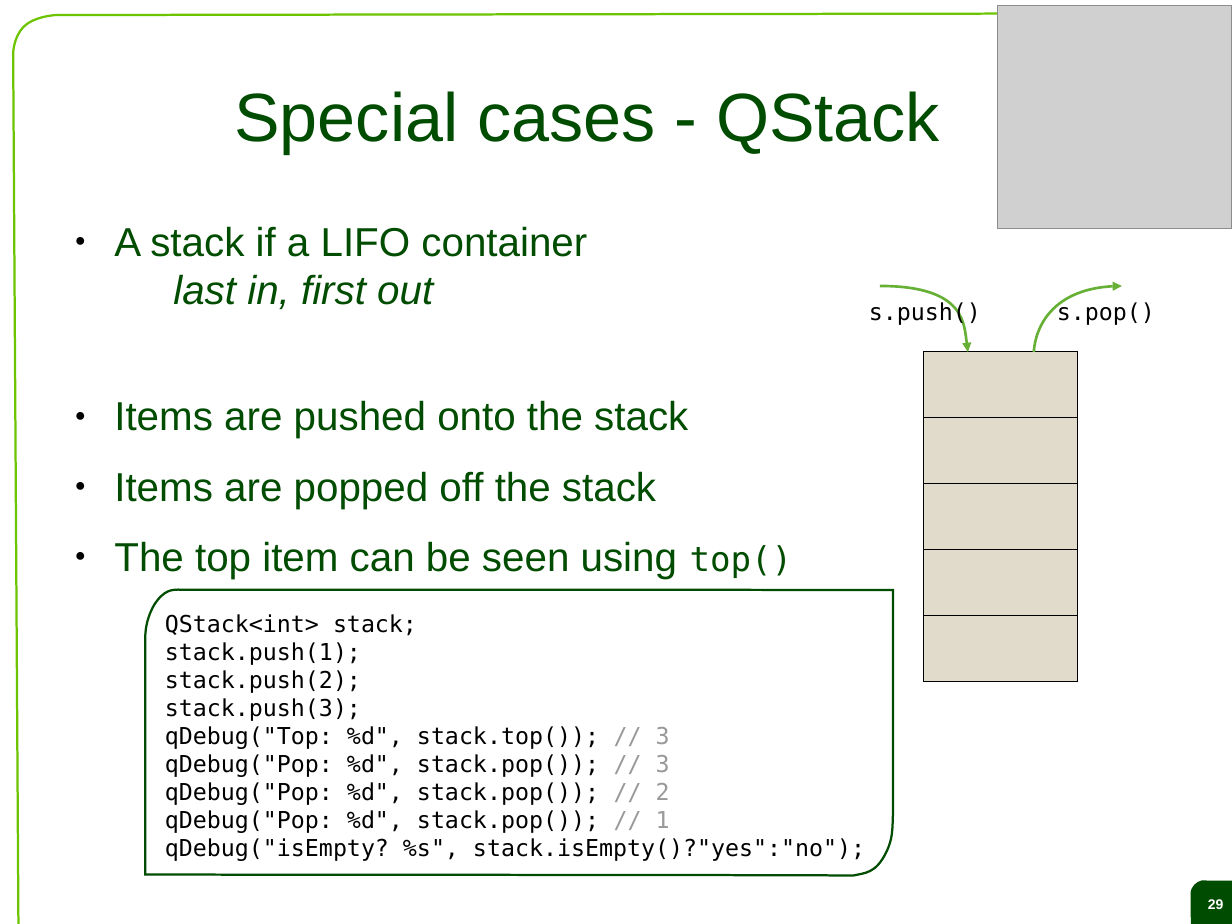
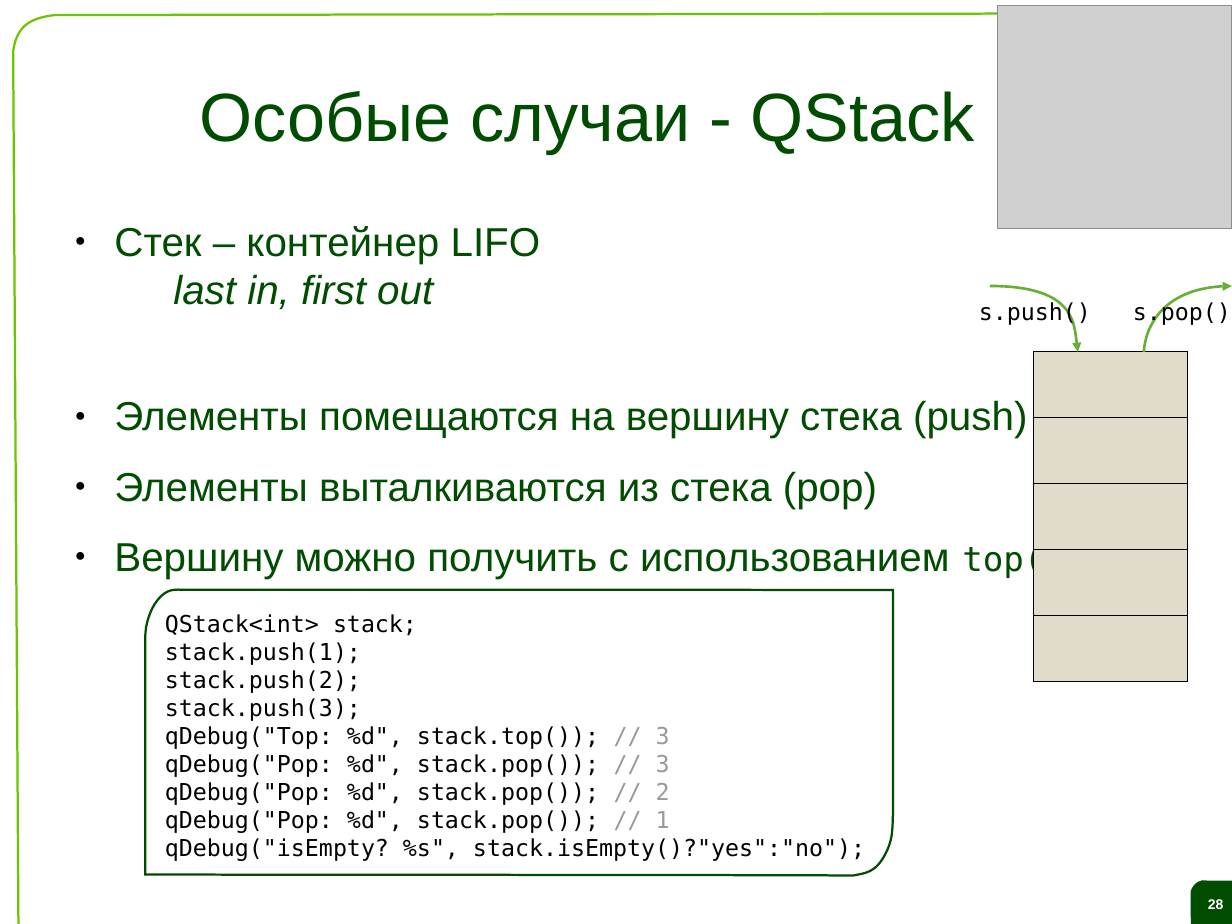
Before and after one commit to saa/qecm, a slide deck: slide 28 of Lectures and Exercises/L04 - Datatypes collections and files/L4 Slides.odp (slide 29 before the commit). Drawn at 1232x924 pixels with LibreOffice and Linux fonts; fonts in the diff are those of the drawing; grey boxes stand for pictures; background and template pictures are left out. Boxes give left, top, right and bottom in pixels: in the first picture for what was removed or moved away, otherwise in the second. Text is boxed around its words. In the diff, an @@ line names an element or a change of style, - is before the commit and + after.

```diff
--- a/Lectures and Exercises/L04 - Datatypes collections and files/L4 Slides.odp
+++ b/Lectures and Exercises/L04 - Datatypes collections and files/L4 Slides.odp
@@ title at (x1=200, y1=91, x2=975, y2=153): text changed @@
-Special cases - QStack
+Особые случаи - QStack
@@ text at (x1=114, y1=226, x2=1065, y2=579): text changed @@
-● A stack if a LIFO container
-  last in, first out
-● Items are pushed onto the stack
-● Items are popped off the stack
-● The top item can be seen using top()
+● Стек – контейнер LIFO
+  last in, first out
+● Элементы помещаются на вершину стека (push)
+● Элементы выталкиваются из стека (pop)
+● Вершину можно получить с использованием top()
@@ freeform shape moved from (x1=1034, y1=286, x2=1122, y2=352) to (x1=991, y1=286, x2=1079, y2=352) @@
@@ text "s.pop()" moved from (x1=1057, y1=301, x2=1155, y2=325) to (x1=1133, y1=301, x2=1231, y2=326) @@
@@ freeform shape moved from (x1=880, y1=286, x2=968, y2=352) to (x1=1145, y1=286, x2=1232, y2=352) @@
@@ 5 rectangles, 1 text moved together from (x1=869, y1=301, x2=1079, y2=682) to (x1=979, y1=301, x2=1188, y2=682) @@
```
Also in this commit, not shown: 23 other slides changed, 40 slides added, 41 slides removed.
